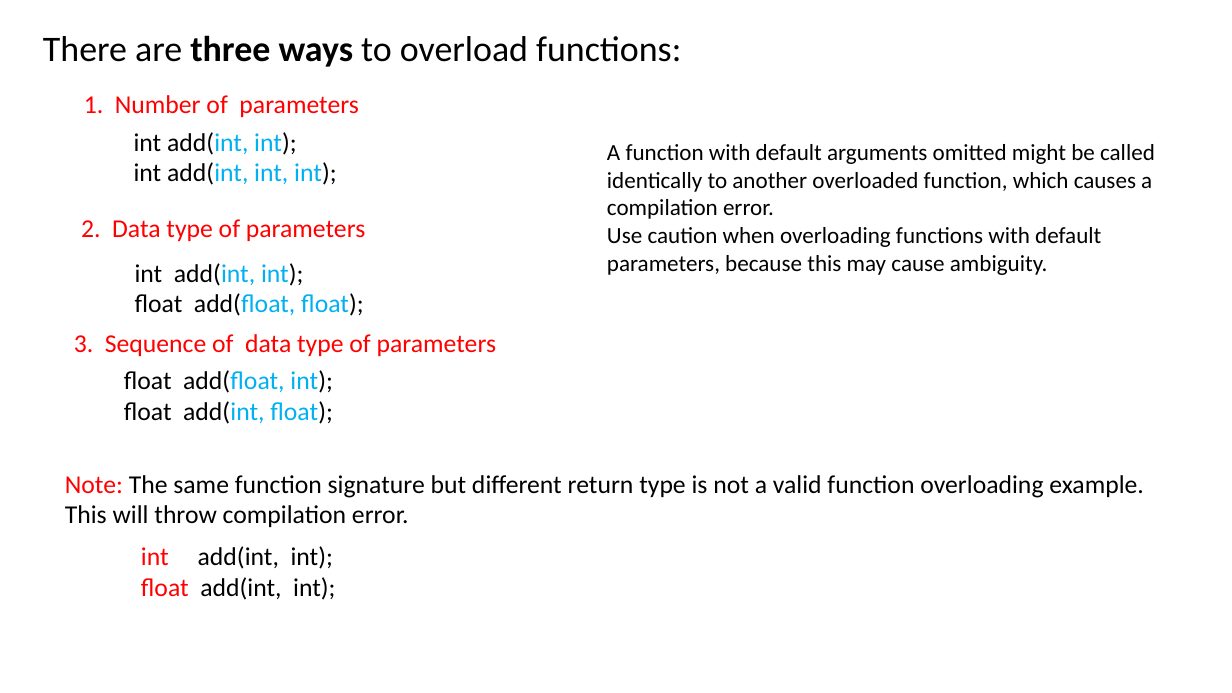
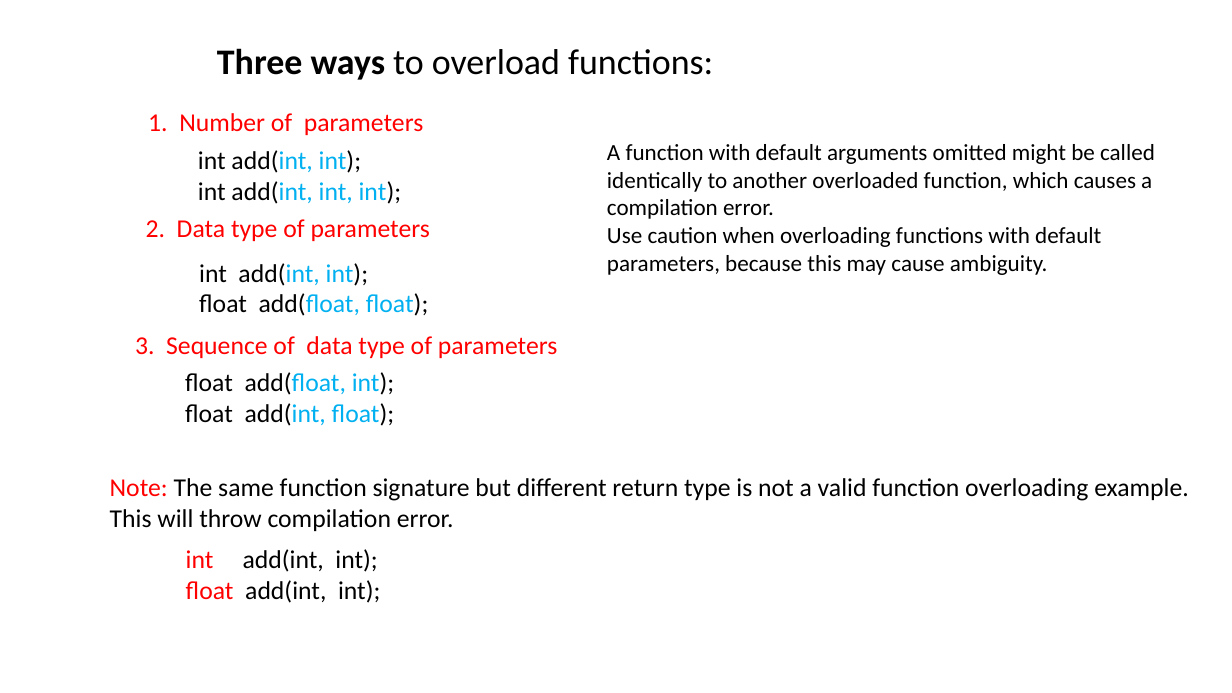
Before and after one commit to dayekuaipao/CPPLearning, a slide deck: slide 5 of week07/Lab07.pptx. Drawn at 1232x693 pixels with LibreOffice and Linux fonts; fonts in the diff are those of the drawing; background and template pictures are left out. Boxes give left, top, right and bottom in pixels: in the first picture for what was removed or moved away, otherwise in the second. Text is boxed around its words. In the diff, an @@ line names an element or a change of style, - is before the commit and + after.

Commit message:
changed lab07.pptx for some errors

```diff
--- a/week07/Lab07.pptx
+++ b/week07/Lab07.pptx
@@ text at <box>217,48,713,80</box>: text changed @@
-There are three ways to overload functions:
+Three ways to overload functions:
@@ text "1. Number of parameters": place and size @@
-text "1. Number of parameters" at <box>84,95,358,117</box>
+text "1. Number of parameters" at <box>148,113,423,135</box>
@@ text "int add(int, int);": place and size @@
-text "int add(int, int);" at <box>134,132,337,185</box>
+text "int add(int, int);" at <box>198,150,402,204</box>
@@ text "2. Data type of parameters": place and size @@
-text "2. Data type of parameters" at <box>81,219,365,241</box>
+text "2. Data type of parameters" at <box>146,219,430,241</box>
@@ text "int add(int, int);": place and size @@
-text "int add(int, int);" at <box>135,263,364,316</box>
+text "int add(int, int);" at <box>199,263,429,316</box>
@@ text "3. Sequence of data type ...": place and size @@
-text "3. Sequence of data type ..." at <box>74,334,496,356</box>
+text "3. Sequence of data type ..." at <box>135,336,557,358</box>
@@ text "float add(float, int);": place and size @@
-text "float add(float, int);" at <box>124,370,333,424</box>
+text "float add(float, int);" at <box>185,372,395,426</box>
@@ text "Note: The same function signature ...": place and size @@
-text "Note: The same function signature ..." at <box>65,475,1144,527</box>
+text "Note: The same function signature ..." at <box>110,478,1189,531</box>
@@ text "int add(int, int);": place and size @@
-text "int add(int, int);" at <box>141,546,335,600</box>
+text "int add(int, int);" at <box>186,549,380,603</box>
```
Also in this commit, not shown: 4 other slides changed.
